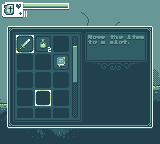
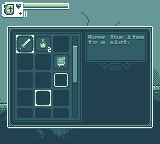
Layered file, before and after one edit (160x144). Changes by layer:
added layer "Calque 1 copie" in group "MOVE TO SLOT SELECTOR" over [54, 73, 68, 87]
